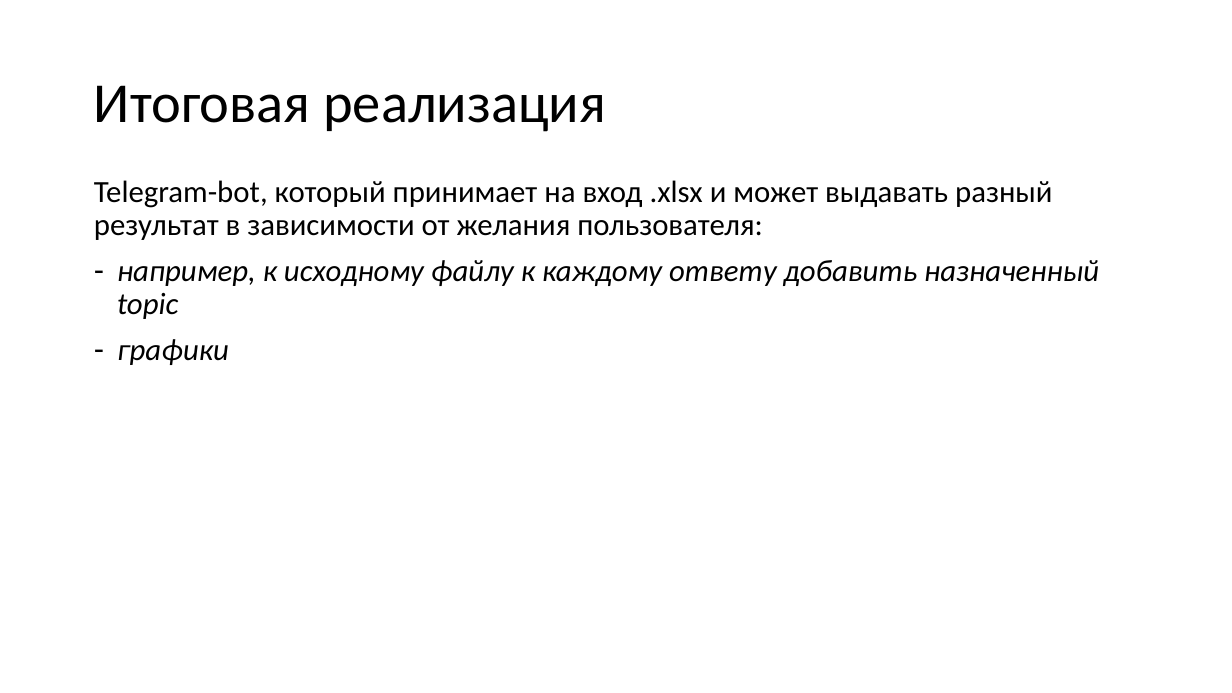
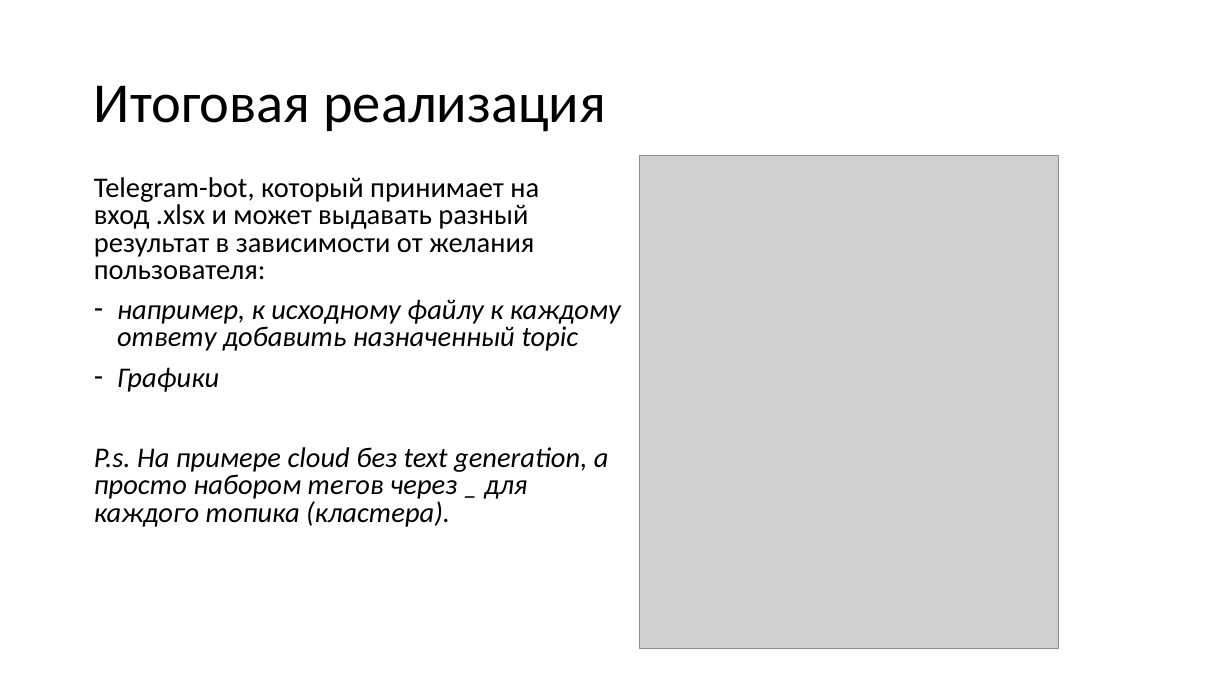
Before and after one commit to Adelaaas/it_hack_Rosatom, a slide deck: slide 7 of Хакатон «Шаг в карьеру.pptx. Drawn at 1232x693 pixels with LibreOffice and Linux fonts; fonts in the diff are those of the drawing; grey boxes stand for pictures. Boxes give left, top, right and bottom in pixels: in the first picture for what was removed or moved away, otherwise in the second. Text is boxed around its words. In the diff, an @@ line names an element or a change of style, - is before the commit and + after.

```diff
--- a/Хакатон «Шаг в карьеру.pptx
+++ b/Хакатон «Шаг в карьеру.pptx
@@ text at <box>94,177,621,351</box>: size 24 to 22.2 pt in "Telegram-bot, который принимает на вход .xlsx и ...", "например, к исходному файлу к каждому ответу ..."; line spacing 0.9 to 0.8 @@
@@ picture added at <box>640,155,1059,649</box> @@
@@ text at <box>94,367,609,523</box>: text changed; size 24 to 22.2 pt @@
-– графики
+– Графики
+P.s. На примере cloud без text generation, а просто набором тегов через _ для каждого топика (кластера).
```
Also in this commit, not shown: 1 slide added, 3 other files.
